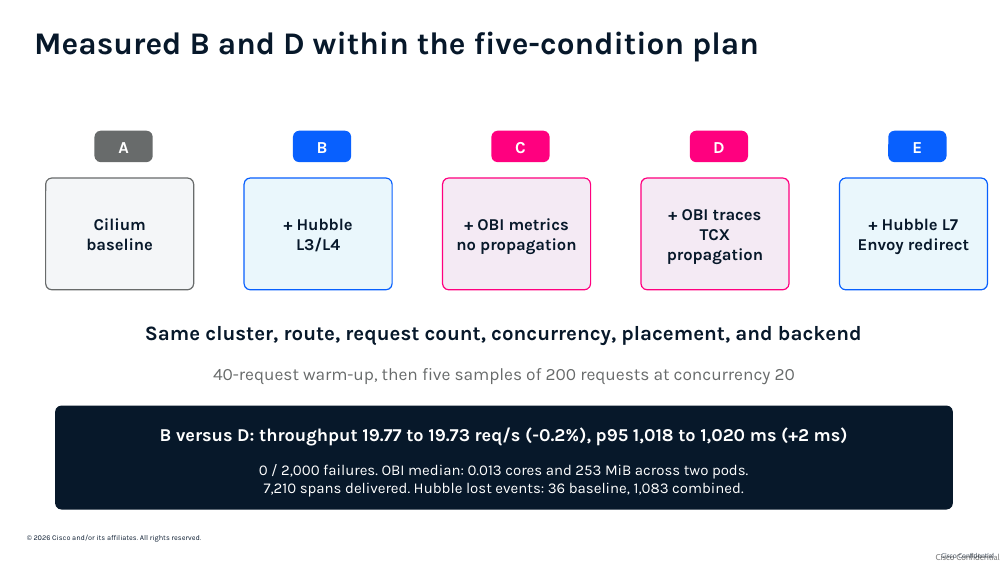
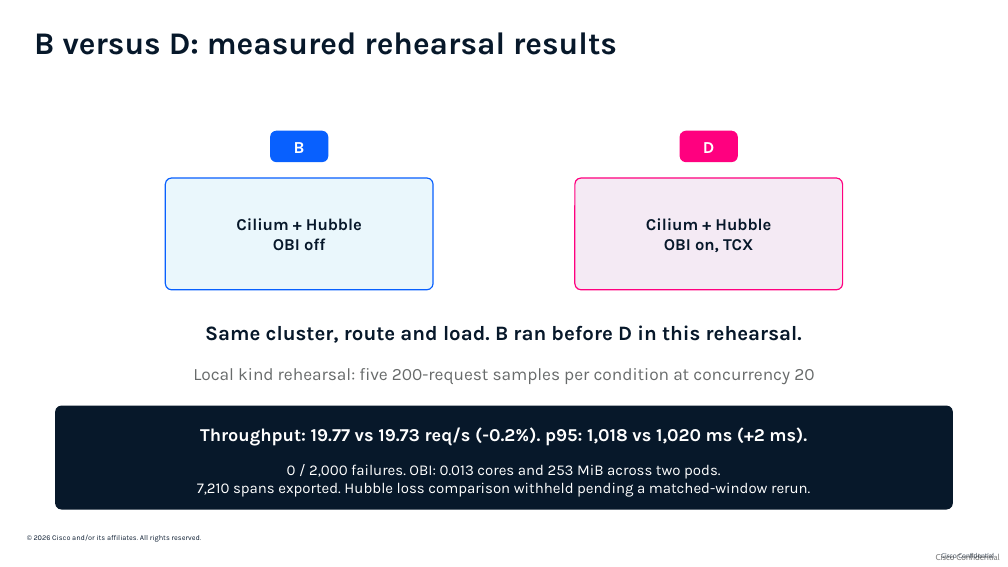
Before and after one commit to ajimenez1503/cilium-obi-demo, a slide deck: slide 25 of slides/cilium-obi-session-deck-latest.pptx (slide 23 before the commit). Drawn at 1008x567 pixels with LibreOffice and Linux fonts; fonts in the diff are those of the drawing; background and template pictures are left out. Boxes give left, top, right and bottom in pixels: in the first picture for what was removed or moved away, otherwise in the second. Text is boxed around its words. In the diff, an @@ line names an element or a change of style, - is before the commit and + after.

```diff
--- a/slides/cilium-obi-session-deck-latest.pptx
+++ b/slides/cilium-obi-session-deck-latest.pptx
@@ text at box(34, 32, 617, 55): text changed @@
-Measured B and D within the five-condition plan
+B versus D: measured rehearsal results
@@ rounded rectangle removed at box(95, 131, 153, 163) @@
-A
@@ rounded rectangle "B": place and size @@
-rounded rectangle "B" at box(293, 131, 352, 163)
+rounded rectangle "B" at box(270, 131, 328, 163)
@@ rounded rectangle removed at box(492, 131, 550, 163) @@
-C
@@ rounded rectangle "D": place and size @@
-rounded rectangle "D" at box(690, 131, 748, 163)
+rounded rectangle "D" at box(680, 131, 738, 163)
@@ rounded rectangle removed at box(889, 131, 947, 163) @@
-E
@@ rounded rectangle removed at box(45, 178, 194, 290) @@
-Cilium
-baseline
@@ rounded rectangle "Cilium + Hubble": place and size @@
-rounded rectangle "Cilium + Hubble" at box(244, 178, 392, 290)
+rounded rectangle "Cilium + Hubble" at box(166, 178, 433, 290)
@@ rounded rectangle removed at box(442, 178, 591, 290) @@
-+ OBI metrics
-no propagation
@@ rounded rectangle "Cilium + Hubble": place and size @@
-rounded rectangle "Cilium + Hubble" at box(641, 178, 789, 290)
+rounded rectangle "Cilium + Hubble" at box(575, 178, 842, 290)
@@ rounded rectangle removed at box(839, 178, 988, 290) @@
-+ Hubble L7
-Envoy redirect
@@ text in rounded rectangle at box(236, 218, 362, 251): text changed @@
-+ Hubble
-L3/L4
+Cilium + Hubble
+OBI off
@@ text in rounded rectangle at box(646, 218, 771, 252): text changed @@
-+ OBI traces
-TCX propagation
+Cilium + Hubble
+OBI on, TCX
@@ text at box(205, 325, 802, 343): text changed @@
-Same cluster, route, request count, concurrency, placement, and backend
+Same cluster, route and load. B ran before D in this rehearsal.
@@ text at box(193, 368, 814, 384): text changed @@
-40-request warm-up, then five samples of 200 requests at concurrency 20
+Local kind rehearsal: five 200-request samples per condition at concurrency 20
@@ text at box(200, 427, 807, 446): text changed @@
-B versus D: throughput 19.77 to 19.73 req/s (-0.2%), p95 1,018 to 1,020 ms (+2 ms)
+Throughput: 19.77 vs 19.73 req/s (-0.2%). p95: 1,018 vs 1,020 ms (+2 ms).
@@ text at box(197, 464, 810, 497): text changed @@
-0 / 2,000 failures. OBI median: 0.013 cores and 253 MiB across two pods.
-7,210 spans delivered. Hubble lost events: 36 baseline, 1,083 combined.
+0 / 2,000 failures. OBI: 0.013 cores and 253 MiB across two pods.
+7,210 spans exported. Hubble loss comparison withheld pending a matched-window rerun.
```
Also in this commit, not shown: 1 other slide changed, 4 slides added, 2 slides removed.
